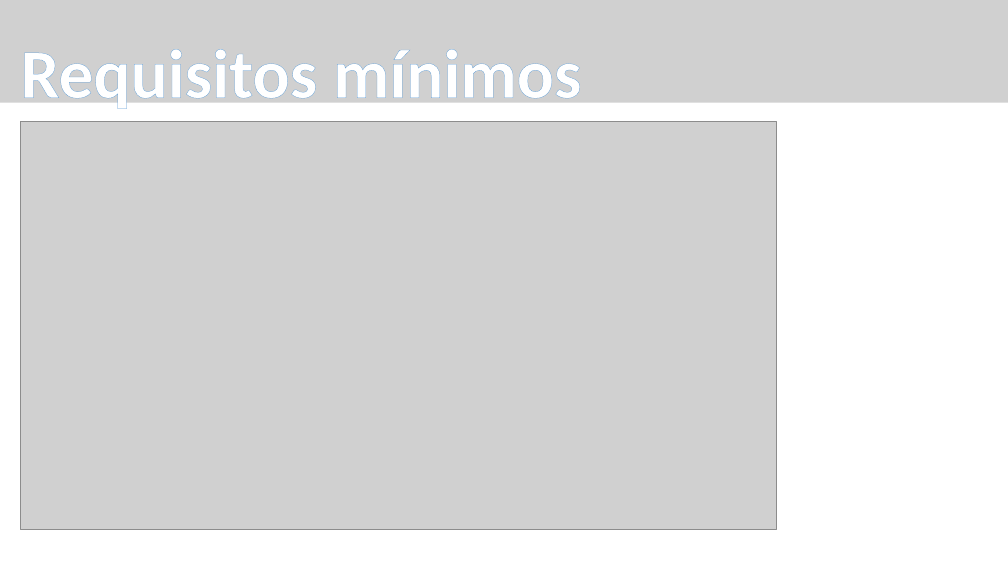
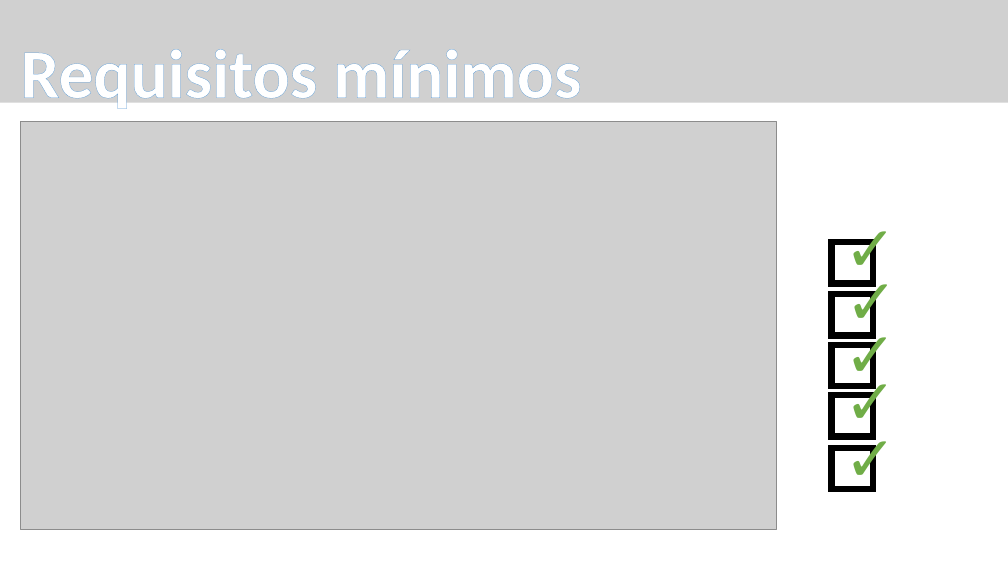
Before and after one commit to CBujeda/TFG-PROYECT-Nine_Image_Board, a slide deck: slide 7 of Documentation/presentación/NIB 0.1.1 - PRESENTATION .pptx (slide 5 before the commit). Drawn at 1008x567 pixels with LibreOffice and Linux fonts; fonts in the diff are those of the drawing; grey boxes stand for pictures. Boxes give left, top, right and bottom in pixels: in the first picture for what was removed or moved away, otherwise in the second. Text is boxed around its words. In the diff, an @@ line names an element or a change of style, - is before the commit and + after.

Commit message:
Update Presentation

```diff
--- a/Documentation/presentación/NIB 0.1.1 - PRESENTATION .pptx
+++ b/Documentation/presentación/NIB 0.1.1 - PRESENTATION .pptx
@@ text added at box(837, 205, 908, 289), 60 pt, text #70AD47 @@
+✓
@@ rectangle added at box(832, 242, 873, 284), outline #000000 6 pt @@
@@ text added at box(839, 258, 910, 342), 60 pt, text #70AD47 @@
+✓
@@ rectangle added at box(832, 294, 873, 336), outline #000000 6 pt @@
@@ text added at box(837, 311, 908, 395), 60 pt, text #70AD47 @@
+✓
@@ rectangle added at box(832, 345, 873, 386), outline #000000 6 pt @@
@@ text added at box(837, 358, 908, 442), 60 pt, text #70AD47 @@
+✓
@@ rectangle added at box(832, 395, 873, 437), outline #000000 6 pt @@
@@ text added at box(837, 415, 908, 499), 60 pt, text #70AD47 @@
+✓
@@ rectangle added at box(832, 448, 873, 489), outline #000000 6 pt @@
```
Also in this commit, not shown: 2 other slides changed, 16 slides added.
